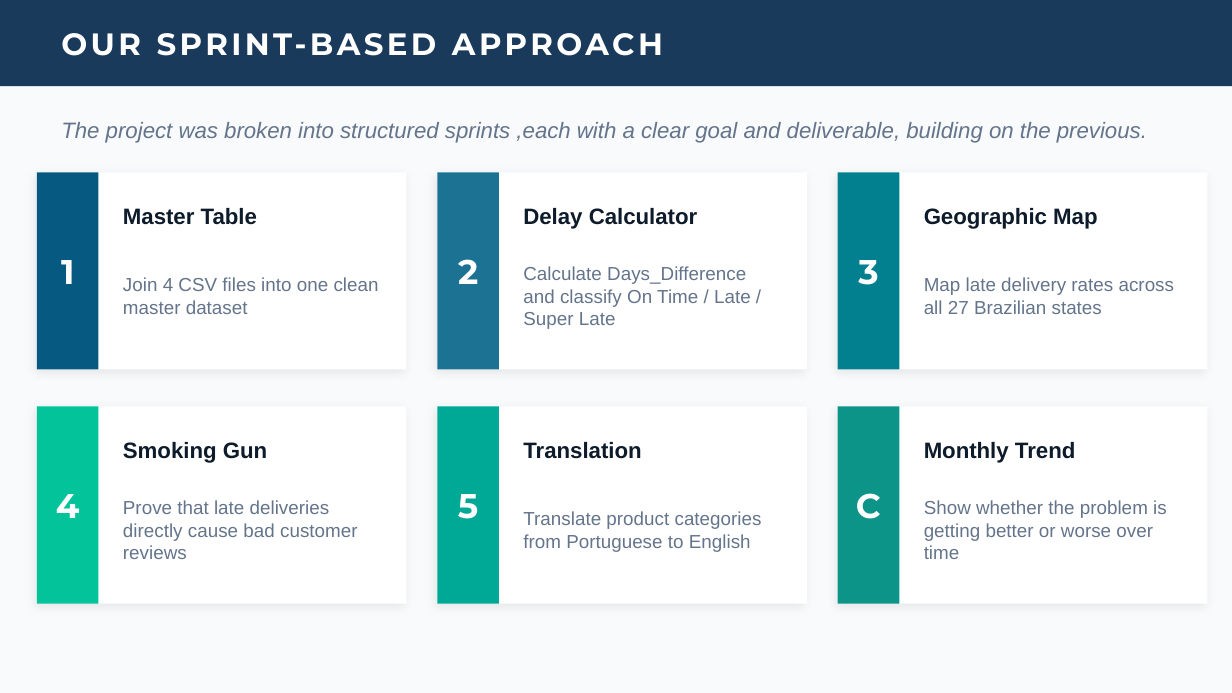
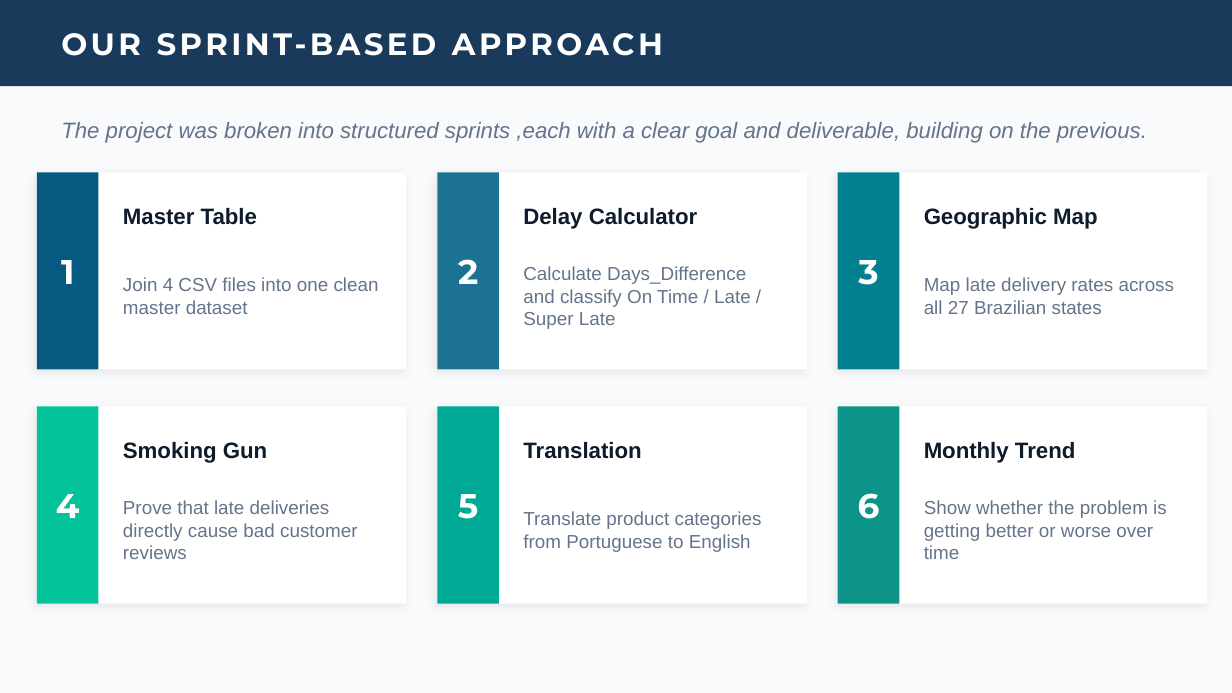
Before and after one commit to angela-tk20/The-Logistics-Auditor-Project, a slide deck: slide 3 of veridi_logistics_presentation.pptx. Drawn at 1232x693 pixels with LibreOffice and Linux fonts; fonts in the diff are those of the drawing. Boxes give left, top, right and bottom in pixels: in the first picture for what was removed or moved away, otherwise in the second. Text is boxed around its words. In the diff, an @@ line names an element or a change of style, - is before the commit and + after.

```diff
--- a/veridi_logistics_presentation.pptx
+++ b/veridi_logistics_presentation.pptx
@@ text at [858,493,880,519]: text changed @@
-C
+6
```
Also in this commit, not shown: 1 other slide changed.
